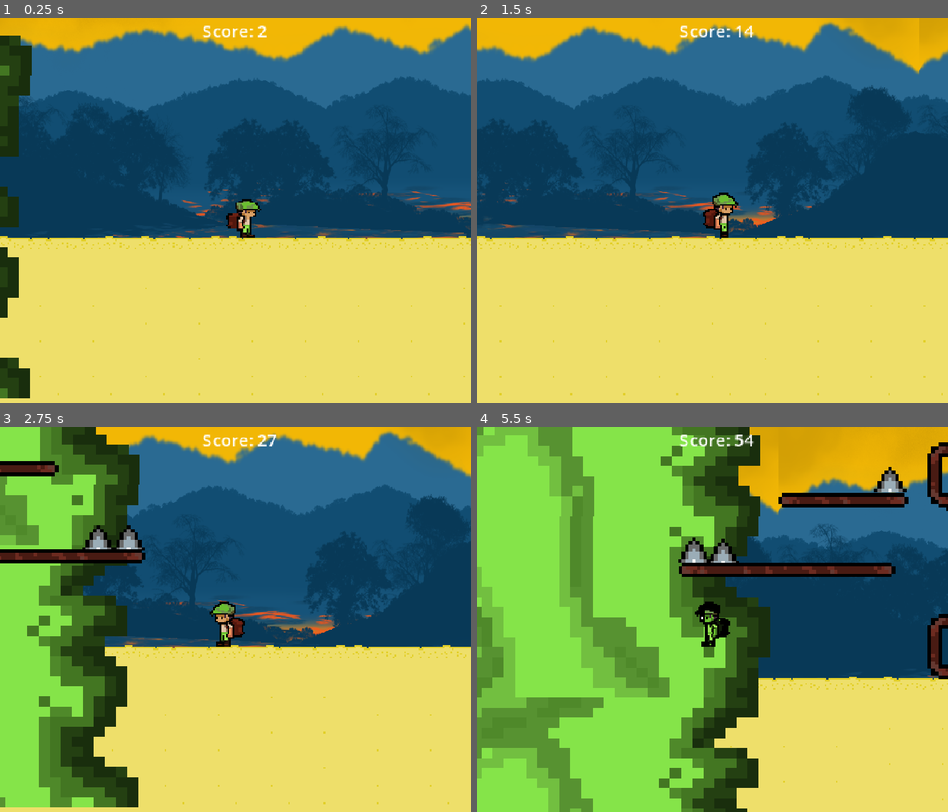
Above: before the commit, frames 1-4 (two rows, left to right).
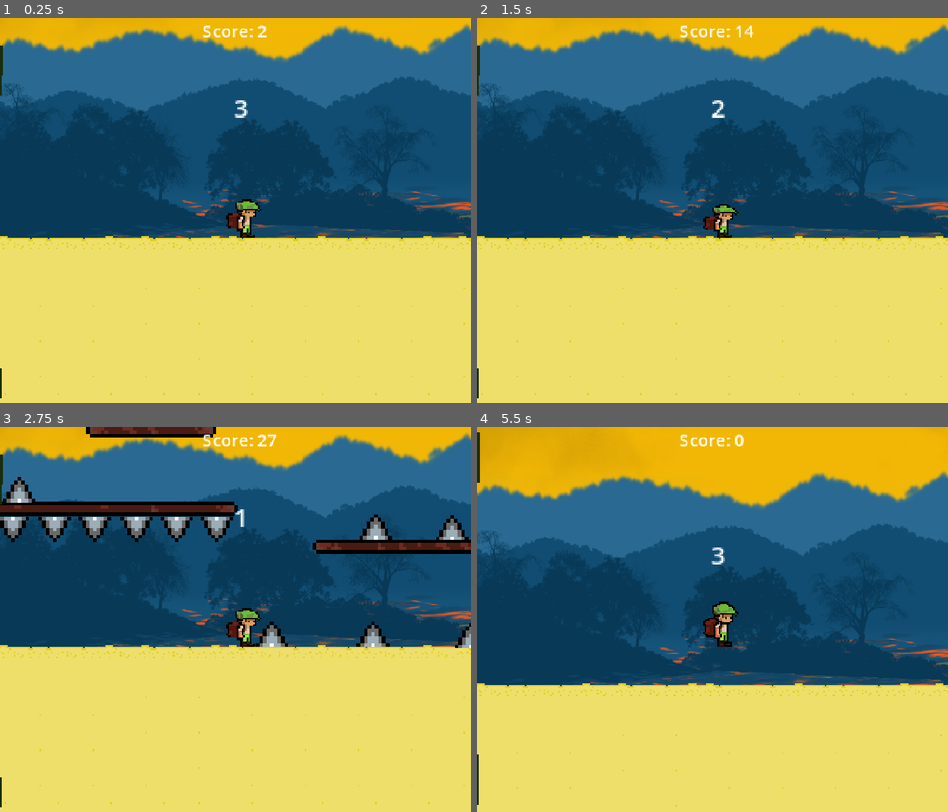
Above: after the commit, the same moments.

Repository: Overlord1304/Stormlock-Escape
Game: Godot game, scene res://scenes/main.tscn
Same seed, same stepped clock (60 frames per second), same inputs: the game is played once before the commit and once after it.
Inputs:
- Up to frame 1 (0.25 s): no input
- Up to frame 2 (1.5 s): tap Enter at 0.5 s; hold Right (ui_right) from 0.53 s (still down); tap Alt at 0.6 s; tap Up (ui_up) at 0.77 s; tap Shift at 1.35 s
- Up to frame 3 (2.75 s): tap Up (ui_up) at 1.52 s; release Right (ui_right) at 2.03 s; hold Left (ui_left) from 2.03 s (still down); tap Alt at 2.1 s
- Up to frame 4 (5.5 s): release Left (ui_left) at 2.78 s; hold Right (ui_right) 2.78-4.28 s; tap Shift at 2.85, 4.35 s; tap Up (ui_up) at 3.02, 3.77, 4.52 s; tap Alt at 3.6, 5.1 s; hold Left (ui_left) 4.28-5.03 s; hold Right (ui_right) from 5.03 s (still down)

The runs differ from the first frame. In frame 1, 3.1% of the frame differs, in the area x 0-53%, y 4-99%; in frame 2, 17%; in frame 3, 44%; in frame 4, 69%, in the area x 0-100%, y 0-100%.

Commit message:
added countdown at the start also fixed minor bugs

Diff:
--- a/scenes/main.tscn
+++ b/scenes/main.tscn
@@ -27,9 +27,11 @@
 position = Vector2(-176, 16)
 
 [node name="Storm" parent="." instance=ExtResource("5_tbgi4")]
+z_index = 1
 position = Vector2(43, 256)
 
 [node name="Storm2" parent="." instance=ExtResource("5_tbgi4")]
+z_index = 1
 position = Vector2(44, 55)
 
 [node name="CanvasLayer" type="CanvasLayer" parent="."]
@@ -43,7 +45,22 @@
 offset_bottom = 53.0
 
 [node name="player" parent="." instance=ExtResource("6_tefeu")]
+z_index = 1
 position = Vector2(228, 112)
 
 [node name="lvlgen" type="Node2D" parent="."]
 script = ExtResource("9_85g3d")
+
+[node name="countdown" type="Node" parent="."]
+
+[node name="CountdownLabel" type="Label" parent="countdown"]
+offset_left = 227.0
+offset_top = 60.0
+offset_right = 267.0
+offset_bottom = 83.0
+
+[node name="CountdownTimer" type="Timer" parent="countdown"]
+
+[node name="Storm3" parent="." instance=ExtResource("5_tbgi4")]
+z_index = 1
+position = Vector2(44, -132)
--- a/scenes/player.tscn
+++ b/scenes/player.tscn
@@ -246,7 +246,7 @@
 size = Vector2(14, 24)
 
 [sub_resource type="RectangleShape2D" id="RectangleShape2D_tuyoq"]
-size = Vector2(951.5, 262)
+size = Vector2(1890, 1289)
 
 [node name="player" type="CharacterBody2D" groups=["player"]]
 position = Vector2(63, 0)
@@ -271,7 +271,7 @@
 [node name="stormdetector" type="Area2D" parent="."]
 
 [node name="CollisionShape2D" type="CollisionShape2D" parent="stormdetector"]
-position = Vector2(-466.25, -113)
+position = Vector2(3, -626.5)
 shape = SubResource("RectangleShape2D_tuyoq")
 
 [connection signal="animation_finished" from="AnimatedSprite2D" to="." method="_on_animated_sprite_2d_animation_finished"]
--- a/scenes/segments/segment_1.tscn
+++ b/scenes/segments/segment_1.tscn
@@ -109,7 +109,7 @@
 position = Vector2(-195.55556, -86.22224)
 
 [node name="StaticBody2D17" parent="spikes" instance=ExtResource("3_sp3y7")]
-position = Vector2(-151.11111, -86.22224)
+position = Vector2(-154.22227, -86.22224)
 
 [node name="TileMapLayer3" type="TileMapLayer" parent="."]
 position = Vector2(98.000015, -55.333344)
--- a/scripts/game.gd
+++ b/scripts/game.gd
@@ -4,10 +4,33 @@
 var game_over: bool = false
 
 @onready var score_label = $CanvasLayer/ScoreLabel
+@onready var countdown_label = $countdown/CountdownLabel
+@onready var player = $player
+
+
 var PlayerScene = preload("res://scenes/player.tscn")
+var countdown_time = 3
+var countdown_active = true
+func _ready():
+	player.can_move = false
+	start_countdown()
+	Global.storm_can_move = false
+func start_countdown():
+	countdown_label.show()
 
+	for i in range(countdown_time, 0, -1):
+		countdown_label.text = str(i)
+		await get_tree().create_timer(1.0).timeout
+
+	countdown_label.text = "Go!"
+	await get_tree().create_timer(1.0).timeout
+	countdown_label.hide()
+
+	player.can_move = true
+	Global.storm_can_move = true
+	countdown_active = false
 func spawn_player(position: Vector2):
-	var player = PlayerScene.instantiate()
+	player = PlayerScene.instantiate()
 	add_child(player)
 	player.position = position
 
--- a/scripts/global.gd
+++ b/scripts/global.gd
@@ -1,18 +1,3 @@
 extends Node
 
-
-var SEG1 = false
-var SEG2 = false
-
-var r = randf()
-func _process(_delta):
-	choose()
-
-
-func choose():
-	if 1-r > 0.5:
-		SEG1 = true
-		SEG2 = false
-	else:
-		SEG1 = false
-		SEG2 = true
+var storm_can_move = true
--- a/scripts/player.gd
+++ b/scripts/player.gd
@@ -6,6 +6,7 @@
 @export var gravity := 900.0
 @export var jump_hold_time := 0.25
 @onready var anim := $AnimatedSprite2D
+var can_move = true
 var jump_done = false
 var is_dead = false
 var jump_timer := 0.0
@@ -15,14 +16,17 @@
 func _ready():
 	anim.play("idle")
 func _physics_process(delta):
-
 	if not is_on_floor():
 		velocity.y += gravity * delta
 
+	# Stop player control during countdown
+	if not can_move:
+		# Still apply gravity and keep idle animation
+		move_and_slide()
+		return
 
 	var direction := Input.get_axis("ui_left", "ui_right")
 	velocity.x = direction * speed
-
 
 	if direction != 0:
 		anim.flip_h = direction < 0
@@ -34,6 +38,7 @@
 		is_jumping = true
 		jump_timer = 0.0
 		anim.play("jump")
+
 	if Input.is_action_pressed("ui_up") and is_jumping:
 		jump_timer += delta
 		if jump_timer < jump_hold_time:
@@ -43,9 +48,7 @@
 
 	move_and_slide()
 
-
 	if not is_on_floor():
-
 		if anim.animation == "jump" and not anim.is_playing():
 			if direction == 0:
 				anim.play("idle")
--- a/scripts/segadder.gd
+++ b/scripts/segadder.gd
@@ -21,22 +21,22 @@
 func spawn_segment() -> void:
 	var rand = randi() % 4
 	var new_segment = null
-	if rand == 5:
+	if rand == 0:
 		scene = segment1
 		new_segment = scene.instantiate()
 		SEGMENT_WIDTH = 753
 		new_segment.position = Vector2(next_x,95)
-	elif rand == 6:
+	elif rand == 1:
 		scene = segment2
 		new_segment = scene.instantiate()
 		SEGMENT_WIDTH = 670
 		new_segment.position = Vector2(next_x,69)
-	else:
+	elif rand == 2:
 		scene = segment3
 		new_segment = scene.instantiate()
 		SEGMENT_WIDTH = 577
 		new_segment.position = Vector2(next_x,69)
-	if rand == 8:
+	else:
 		scene = segment4
 		new_segment = scene.instantiate()
 		SEGMENT_WIDTH = 690
--- a/scripts/storm.gd
+++ b/scripts/storm.gd
@@ -1,5 +1,6 @@
 extends CharacterBody2D
 @export var speed: float = 0
+
 func _ready() -> void:
 	$AnimatedSprite2D.play()
 
@@ -10,6 +11,8 @@
 
 
 func _physics_process(delta: float):
+	if not Global.storm_can_move:
+		return
 	position.x += speed * delta
 func reduce_speed():
 	speed = 75
